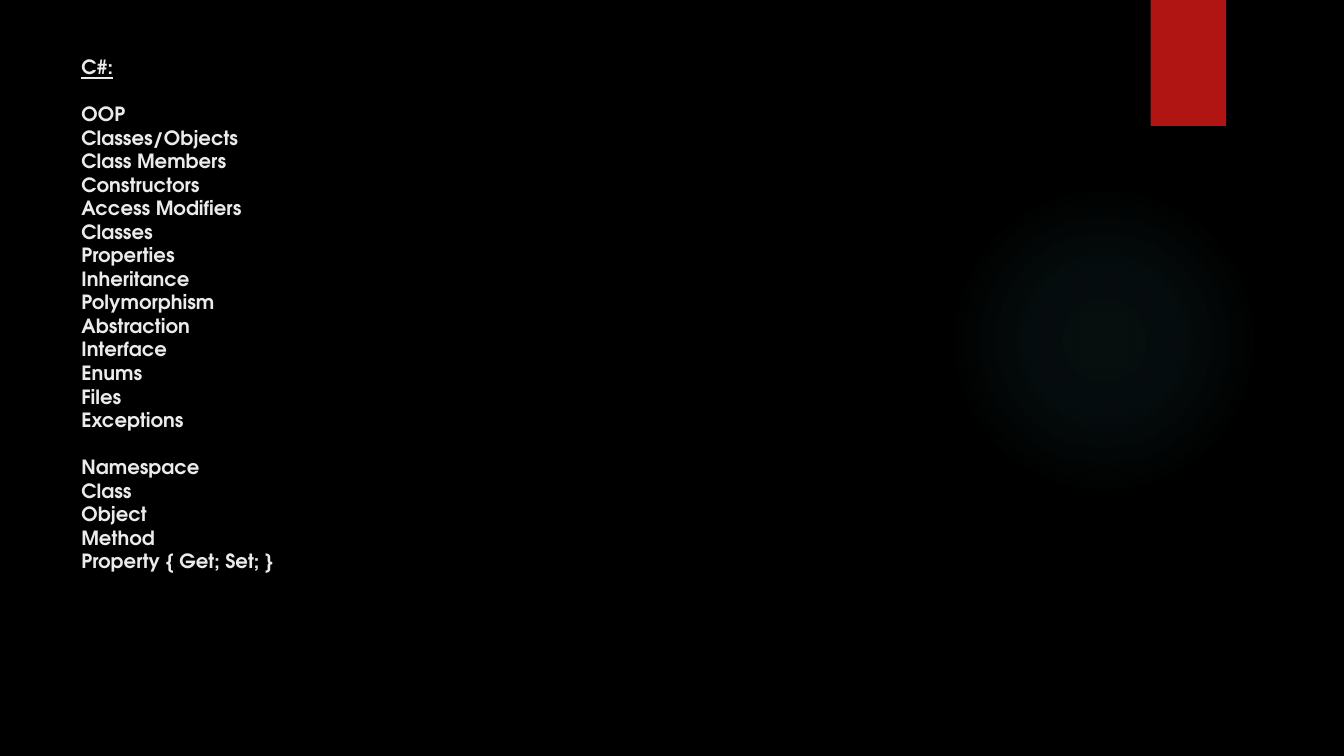
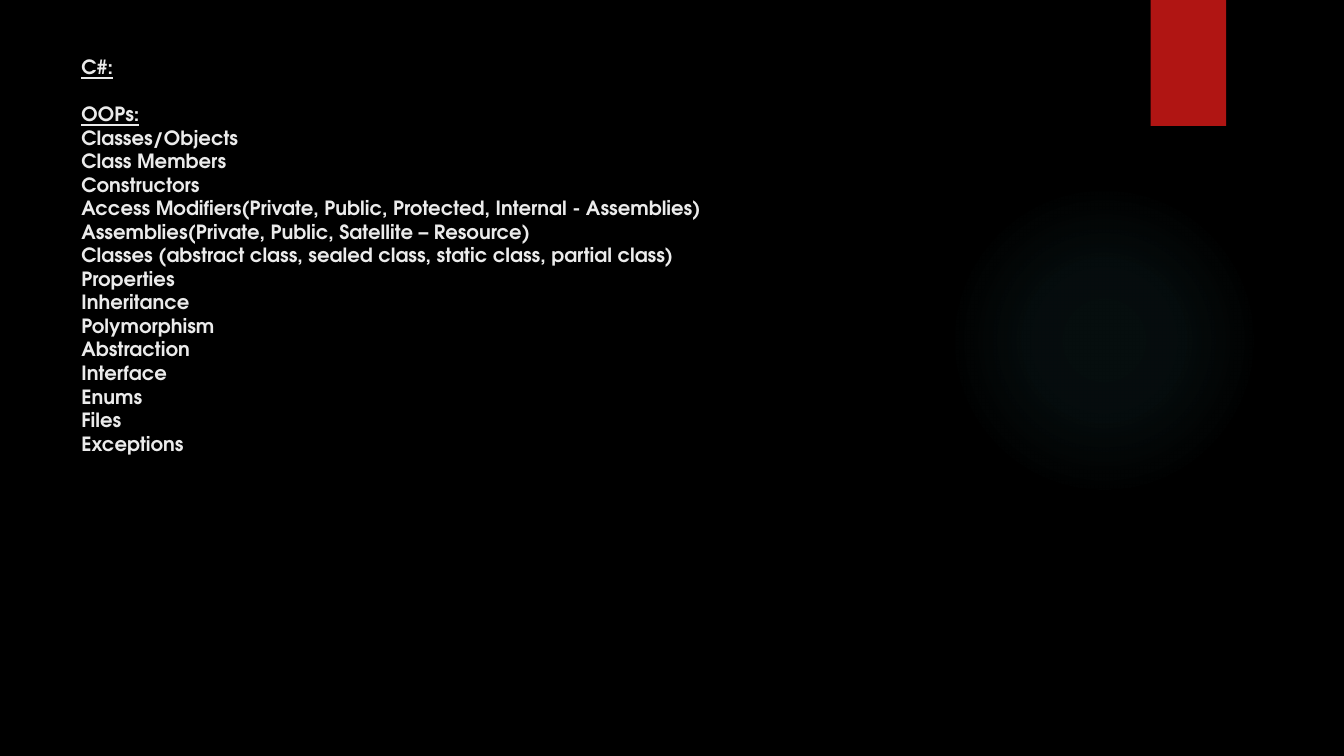
Before and after one commit to Manisoft55/AimorePractice, a slide deck: slide 10 of Notes/Day2_26_07_2022.pptx. Drawn at 1344x756 pixels with LibreOffice and Linux fonts; fonts in the diff are those of the drawing; background and template pictures are left out. Boxes give left, top, right and bottom in pixels: in the first picture for what was removed or moved away, otherwise in the second. Text is boxed around its words. In the diff, an @@ line names an element or a change of style, - is before the commit and + after.

```diff
--- a/Notes/Day2_26_07_2022.pptx
+++ b/Notes/Day2_26_07_2022.pptx
@@ title at (81, 59, 701, 455): text changed @@
-C#:
-OOP
-Classes/Objects
-Class Members
-Constructors
-Access Modifiers
-Classes
-Properties
-Inheritance
-Polymorphism
-Abstraction
-Interface
-Enums
-Files
-Exceptions
-Namespace
-Class
-Object
-Method
-Property { Get; Set; }
+C#:
+OOPs:
+Classes/Objects
+Class Members
+Constructors
+Access Modifiers(Private, Public, Protected, Internal - Assemblies)
+Assemblies(Private, Public, Satellite – Resource)
+Classes (abstract class, sealed class, static class, partial class)
+Properties
+Inheritance
+Polymorphism
+Abstraction
+Interface
+Enums
+Files
+Exceptions
```
Also in this commit, not shown: 1 other slide changed, 1 slide added, 34 other files.
